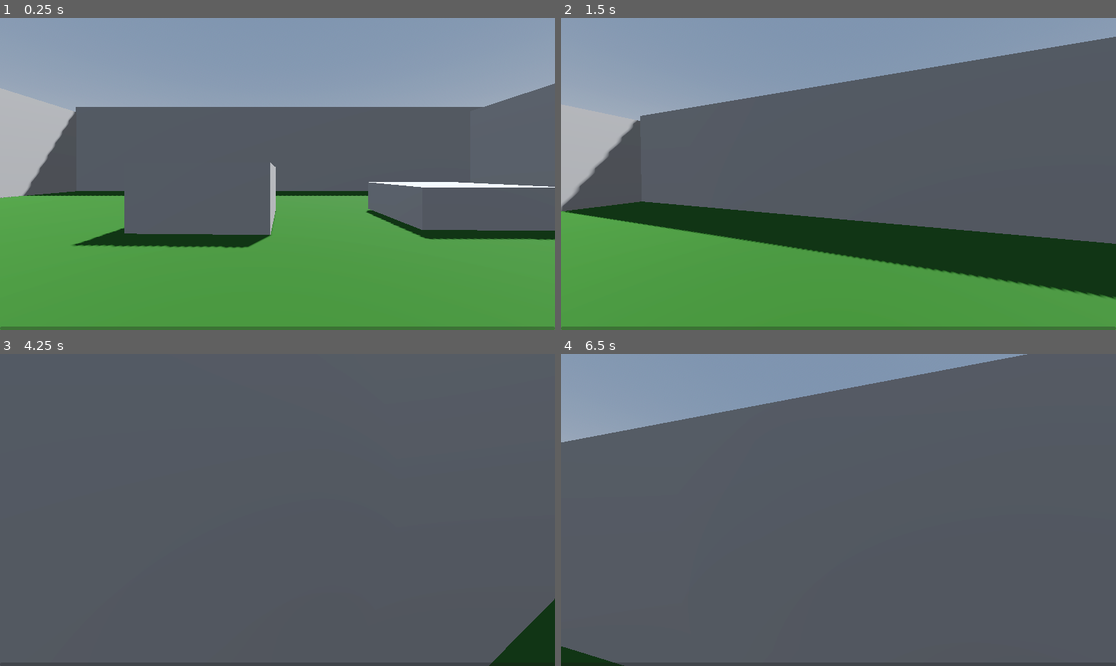
Above: before the commit, frames 1-4 (two rows, left to right).
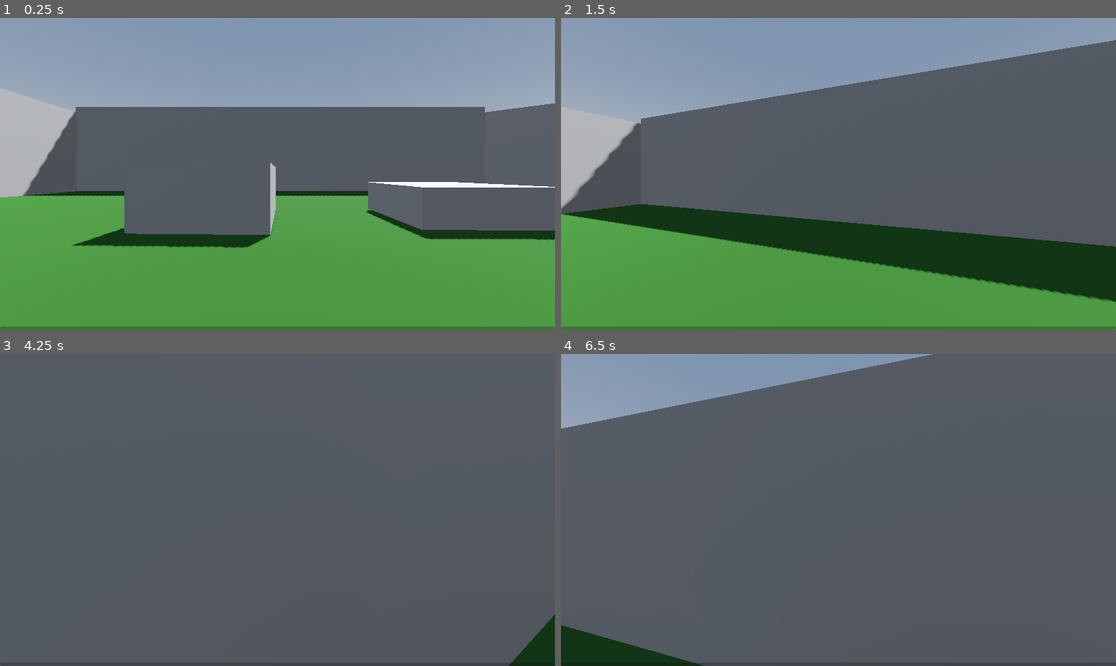
Above: after the commit, the same moments.

Repository: MaxDC503/Gadot-Project
Game: Godot game, scene res://world.tscn
Same seed, same stepped clock (60 frames per second), same inputs: the game is played once before the commit and once after it.
Inputs (mouse positions are in pixels of both pictures, inside the frame that each line leads up to):
- Up to frame 1 (0.25 s): no input
- Up to frame 2 (1.5 s): move the mouse to (866, 174) at 0.52 s; hold Shift (sprint) 0.53-1.28 s; hold W (up) from 0.53 s (still down); tap Space (jump) at 0.77 s; move the mouse to (810, 174) at 1.27 s; tap Shift (sprint) at 1.35 s
- Up to frame 3 (4.25 s): keep holding W (up); tap Space (jump) at 1.52, 3.02, 3.5, 3.77 s; move the mouse to (288, 503) at 2.02 s; hold Shift (sprint) 2.03-2.78 s; tap Enter at 2.75 s; move the mouse to (271, 516) at 2.77 s; tap Shift (sprint) at 2.85 s; move the mouse to (316, 513) at 3.52 s; hold Shift (sprint) from 3.53 s (still down)
- Up to frame 4 (6.5 s): move the mouse to (794, 506) at 4.27 s; release Shift (sprint) at 4.28 s; tap Shift (sprint) at 4.35, 5.85 s; tap Space (jump) at 4.52, 5.75, 6.02 s; tap Enter at 5 s; move the mouse to (844, 510) at 5.02 s; hold Shift (sprint) 5.03-5.78 s; move the mouse to (816, 503) at 5.77 s; release W (up) at 5.78 s; hold D (right) from 5.78 s (still down)

The runs differ from the first frame. In frame 1, 0.5% of the frame differs, in the area x 87-100%, y 20-31%; in frame 2, 3.2%; in frame 3, 0.6%; in frame 4, 5.2%, in the area x 0-84%, y 0-100%.

Commit message:
Working on adding tilt while wallrunning. Not functional

Diff:
--- a/character_body_3d.gd
+++ b/character_body_3d.gd
@@ -97,8 +97,10 @@
 		jumpChargeBar.value = jumpMult
 
 	# Handle Wallrun.
-	var zVec = Vector3(0, 0, 1)
+	var kVec = Vector3(0, 0, 1)
 	var horizontalSpeed = Vector3(velocity.x, 0, velocity.z).length()
+
+	var cameraVector = camera.get_global_transform().basis.z
 
 	if is_on_floor():
 		lastWallNormal = null
@@ -109,14 +111,16 @@
 	if is_on_wall_only() and not lastWallNormal == get_wall_normal() and horizontalSpeed > WALK_SPEED + 0.5:
 		isWallRunning = true
 		currentWallNormal = get_wall_normal()
+		var temp = currentWallNormal.cross(kVec)
+		camera.global_rotation = currentWallNormal.rotated(temp, deg_to_rad(-45))
+
 		if velocity.y > 0.0:
 			velocity.y = lerp(velocity.y, 0.0, 0.01)
 		else:
 			velocity.y = 0.0
 	else:
+		camera.rotation = Vector3(0, 0, 0)
 		isWallRunning = false
-
-
 
 	t_bob += delta * velocity.length() * float(is_on_floor() or isWallRunning)
 	camera.transform.origin = _headbob(t_bob)
--- a/world.tscn
+++ b/world.tscn
@@ -35,9 +35,9 @@
 environment = SubResource("Environment_0p5gc")
 
 [node name="Ground" type="CSGBox3D" parent="Map"]
-transform = Transform3D(1, 0, 0, 0, 1, 0, 0, 0, 1, 0.0206981, 0.00590849, 0.0290582)
+transform = Transform3D(1, 0, 0, 0, 1, 0, 0, 0, 1, 11.7389, 0.00590849, 0.0290582)
 use_collision = true
-size = Vector3(35, 0.01, 35)
+size = Vector3(58.4364, 0.01, 35)
 material = SubResource("StandardMaterial3D_36dhf")
 
 [node name="CSGBox3D" type="CSGBox3D" parent="Map"]
@@ -56,7 +56,7 @@
 size = Vector3(35.1285, 7.26843, 1)
 
 [node name="CSGBox3D4" type="CSGBox3D" parent="Map"]
-transform = Transform3D(0.00738255, 0, 0.999973, 0, 1, 0, -0.999973, 0, 0.00738255, 16.8849, 3.25472, -1.25823)
+transform = Transform3D(0.89544, 0, 0.445183, 0, 1, 0, -0.445183, 0, 0.89544, 21.622, 3.25472, 8.7559)
 use_collision = true
 size = Vector3(35.1285, 7.26843, 1)
 
@@ -74,6 +74,11 @@
 transform = Transform3D(0.998317, 0, -0.0590302, 0, 1, 0, 0.0590302, 0, 0.998317, -10.2067, 1.1953, -4.0538)
 use_collision = true
 size = Vector3(3.63272, 2.56537, 3.0459)
+
+[node name="CSGBox3D8" type="CSGBox3D" parent="Map"]
+transform = Transform3D(0.80799, 0, -0.589196, 0, 1, 0, 0.589196, 0, 0.80799, 29.7187, 3.24353, -9.10308)
+use_collision = true
+size = Vector3(35.1285, 7.26843, 1)
 
 [node name="Player" type="CharacterBody3D" parent="."]
 transform = Transform3D(1, 0, 0, 0, 1, 0, 0, 0, 1, -0.170929, 0.353648, 0.0193236)
